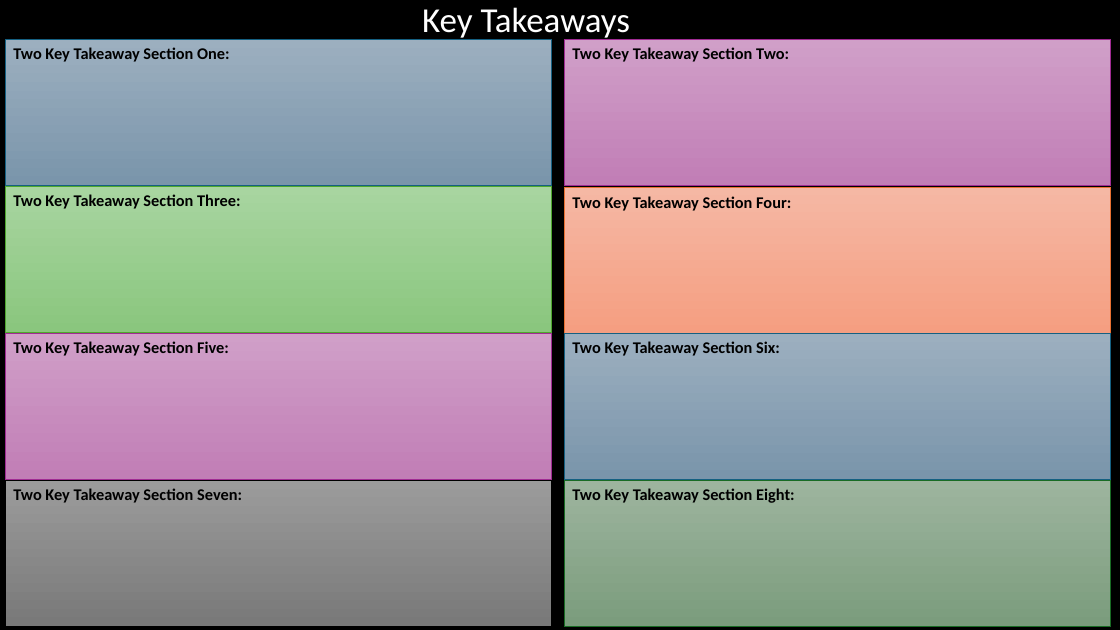
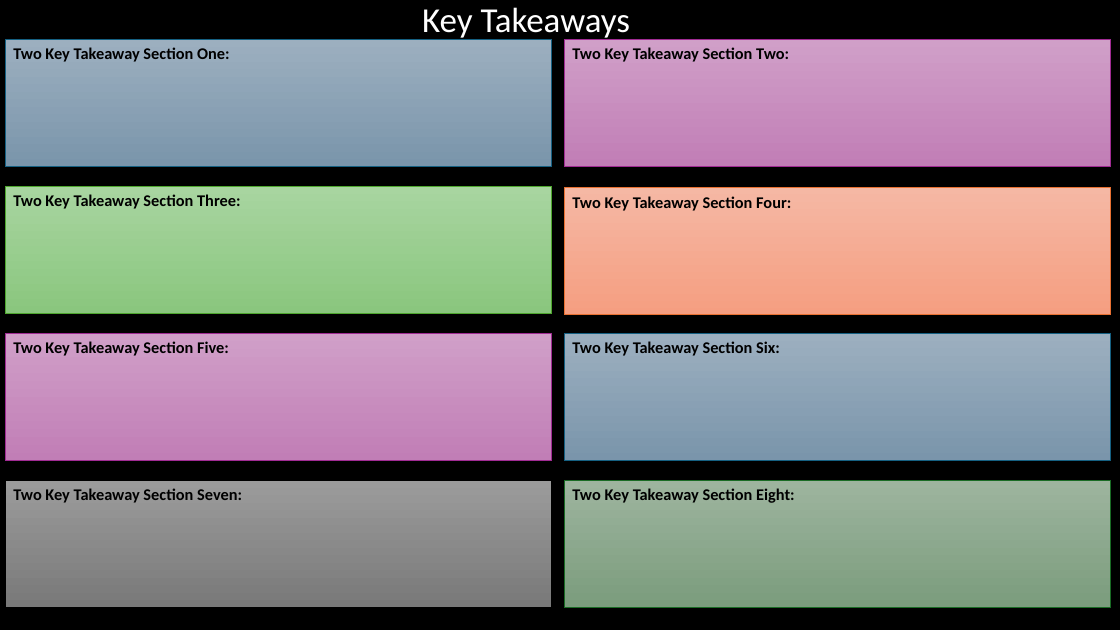
Before and after one commit to carollhodgson-hub/Sociology-of-the-Family-Coursebook, a slide deck: slide 10 of SOC-213-Family-Book-Template.pptx. Drawn at 1120x630 pixels with LibreOffice and Linux fonts; fonts in the diff are those of the drawing. Boxes give left, top, right and bottom in pixels: in the first picture for what was removed or moved away, otherwise in the second. Text is boxed around its words. In the diff, an @@ line names an element or a change of style, - is before the commit and + after.

```diff
--- a/SOC-213-Family-Book-Template.pptx
+++ b/SOC-213-Family-Book-Template.pptx
@@ rectangle "Two Key Takeaway Section One:": place and size @@
-rectangle "Two Key Takeaway Section One:" at <box>5,39,551,185</box>
+rectangle "Two Key Takeaway Section One:" at <box>5,39,551,167</box>
@@ rectangle "Two Key Takeaway Section Two:": place and size @@
-rectangle "Two Key Takeaway Section Two:" at <box>564,39,1110,185</box>
+rectangle "Two Key Takeaway Section Two:" at <box>564,39,1110,167</box>
@@ rectangle "Two Key Takeaway Section Three:": place and size @@
-rectangle "Two Key Takeaway Section Three:" at <box>5,186,551,332</box>
+rectangle "Two Key Takeaway Section Three:" at <box>5,186,551,314</box>
@@ rectangle "Two Key Takeaway Section Four:": place and size @@
-rectangle "Two Key Takeaway Section Four:" at <box>564,187,1110,332</box>
+rectangle "Two Key Takeaway Section Four:" at <box>564,187,1110,315</box>
@@ rectangle "Two Key Takeaway Section Five:": place and size @@
-rectangle "Two Key Takeaway Section Five:" at <box>5,333,551,479</box>
+rectangle "Two Key Takeaway Section Five:" at <box>5,333,551,461</box>
@@ rectangle "Two Key Takeaway Section Six:": place and size @@
-rectangle "Two Key Takeaway Section Six:" at <box>564,333,1110,479</box>
+rectangle "Two Key Takeaway Section Six:" at <box>564,333,1110,461</box>
@@ rectangle "Two Key Takeaway Section Seven:": place and size @@
-rectangle "Two Key Takeaway Section Seven:" at <box>5,480,551,625</box>
+rectangle "Two Key Takeaway Section Seven:" at <box>5,480,551,608</box>
@@ rectangle "Two Key Takeaway Section Eight:": place and size @@
-rectangle "Two Key Takeaway Section Eight:" at <box>564,480,1110,625</box>
+rectangle "Two Key Takeaway Section Eight:" at <box>564,480,1110,608</box>
```
Also in this commit, not shown: 1 slide added.
